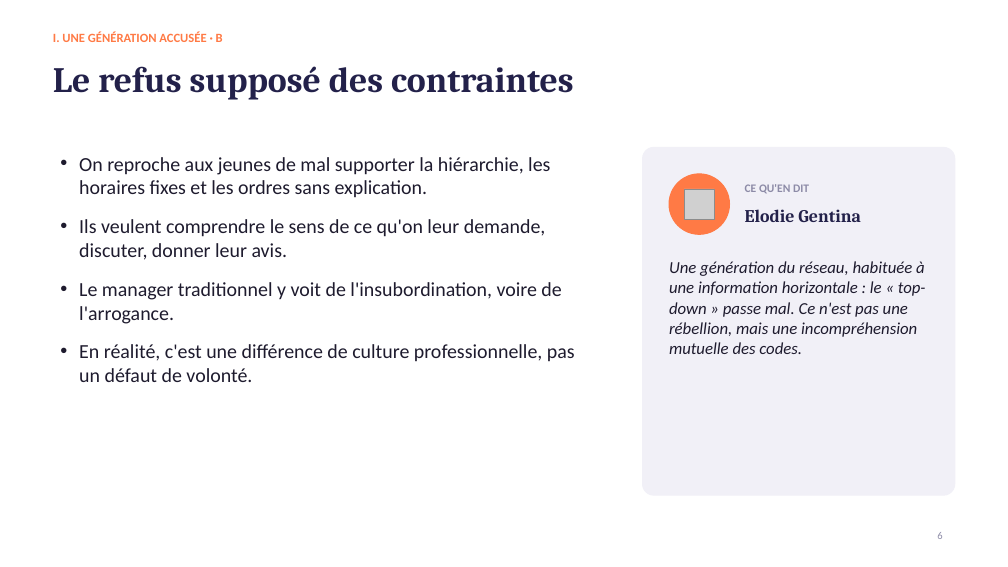
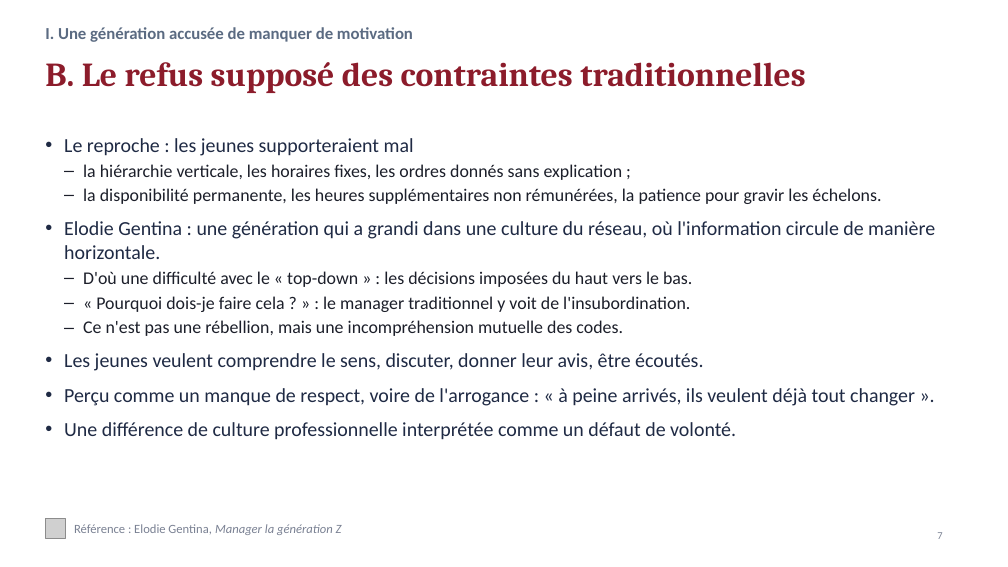
Before and after one commit to LibertadIA/main, a slide deck: slide 7 of Oral_Les_jeunes_et_le_travail.pptx (slide 6 before the commit). Drawn at 1008x567 pixels with LibreOffice and Linux fonts; fonts in the diff are those of the drawing; grey boxes stand for pictures. Boxes give left, top, right and bottom in pixels: in the first picture for what was removed or moved away, otherwise in the second. Text is boxed around its words. In the diff, an @@ line names an element or a change of style, - is before the commit and + after.

```diff
--- a/Oral_Les_jeunes_et_le_travail.pptx
+++ b/Oral_Les_jeunes_et_le_travail.pptx
@@ text at [45, 27, 413, 42]: text changed; size 12 to 16 pt; text colour #FF7A45 to #5B6B82 @@
-I. UNE GÉNÉRATION ACCUSÉE · B
+I. Une génération accusée de manquer de motivation
@@ title at [45, 62, 805, 93]: text changed; size 34 to 32 pt; text colour #23214A to #8C1C2B @@
-Le refus supposé des contraintes
+B. Le refus supposé des contraintes traditionnelles
@@ text at [64, 138, 935, 440]: text changed; size 19 to 17 pt; text colour #1E1B2E to #1C1F2A @@
-• On reproche aux jeunes de mal supporter la hiérarchie, les horaires fixes et les ordres sans explication.
-• Ils veulent comprendre le sens de ce qu'on leur demande, discuter, donner leur avis.
-• Le manager traditionnel y voit de l'insubordination, voire de l'arrogance.
-• En réalité, c'est une différence de culture professionnelle, pas un défaut de volonté.
+• Le reproche : les jeunes supporteraient mal
+  – la hiérarchie verticale, les horaires fixes, les ordres donnés sans explication ;
+  – la disponibilité permanente, les heures supplémentaires non rémunérées, la patience pour gravir les échelons.
+• Elodie Gentina : une génération qui a grandi dans une culture du réseau, où l'information circule de manière horizontale.
+  – D'où une difficulté avec le « top-down » : les décisions imposées du haut vers le bas.
+  – « Pourquoi dois-je faire cela ? » : le manager traditionnel y voit de l'insubordination.
+  – Ce n'est pas une rébellion, mais une incompréhension mutuelle des codes.
+• Les jeunes veulent comprendre le sens, discuter, donner leur avis, être écoutés.
+• Perçu comme un manque de respect, voire de l'arrogance : « à peine arrivés, ils veulent déjà tout changer ».
+• Une différence de culture professionnelle interprétée comme un défaut de volonté.
@@ rounded rectangle removed at [643, 147, 955, 495] @@
@@ ellipse removed at [669, 174, 730, 234] @@
@@ picture removed at [684, 189, 715, 219] @@
@@ text removed at [745, 184, 809, 194] @@
-CE QU'EN DIT
@@ text removed at [745, 209, 861, 222] @@
-Elodie Gentina
@@ text removed at [669, 261, 926, 354] @@
-Une génération du réseau, habituée à une information horizontale : le « top-down » passe mal. Ce n'est pas une rébellion, mais une incompréhension mutuelle des codes.
@@ picture added at [45, 519, 65, 538] @@
@@ text added at [74, 524, 342, 535], 12 pt, text #7A8193 @@
+Référence : Elodie Gentina, Manager la génération Z
@@ page number at [937, 532, 942, 539]: text changed; text colour #8D8BA7 to #7A8193 @@
-6
+7
```
Also in this commit, not shown: 9 other slides changed, 9 slides added, 6 slides removed.
